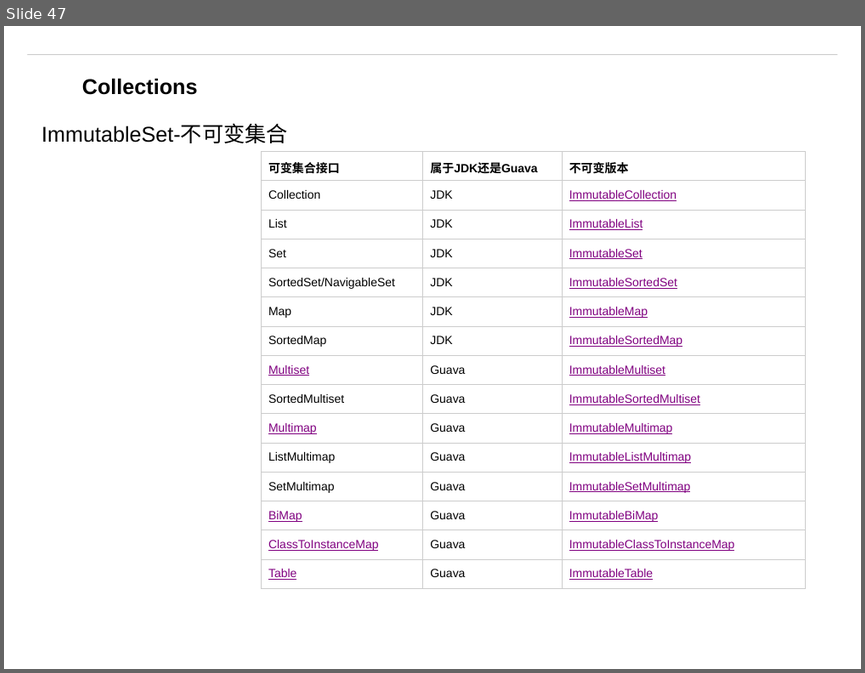
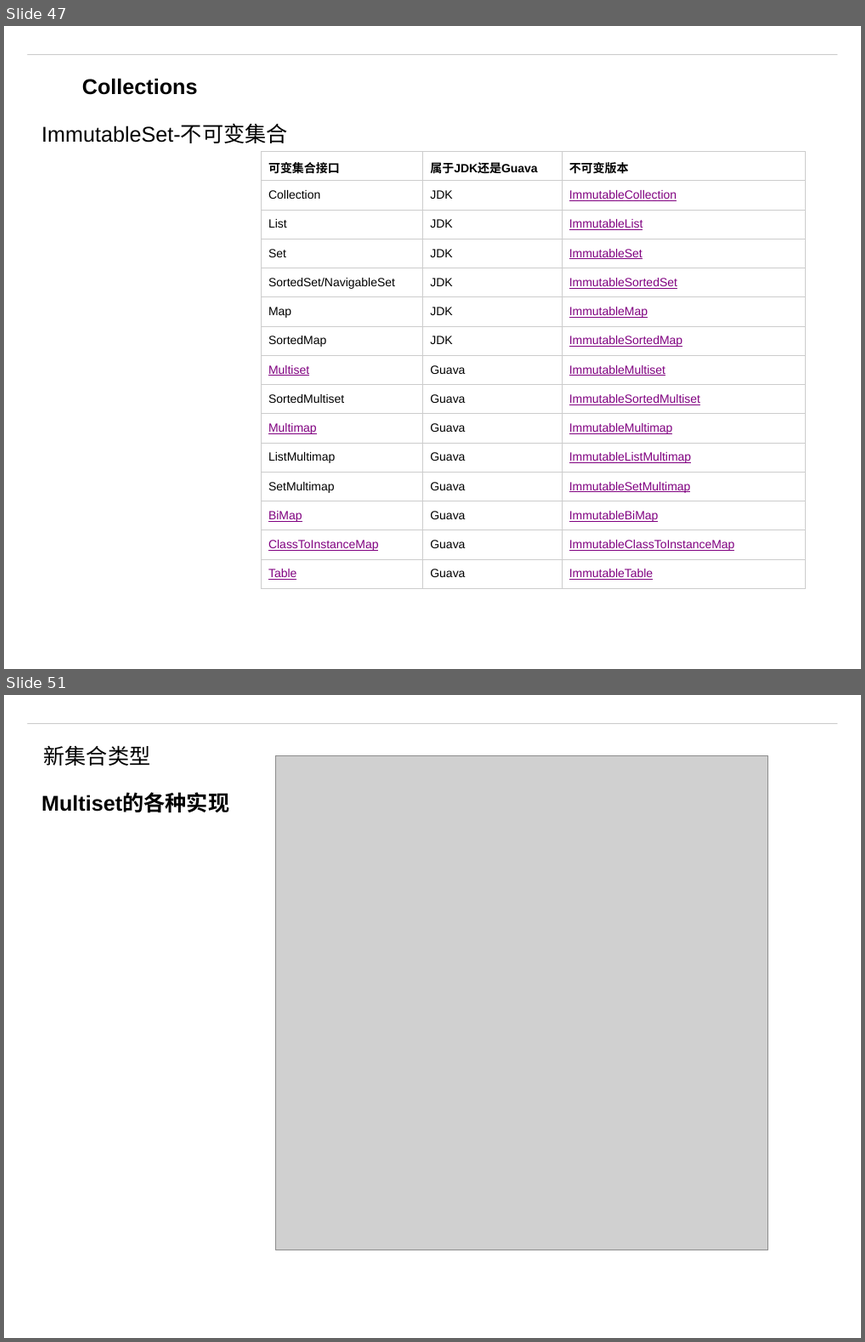
Before and after one commit to matt19870107/Guava, a slide deck: Guava.pptm. Shown one above the other, each under a label of ours: slide 47 before the commit, slides 47 and 51 after it; the slides between them are not shown. The pictures are 865x673 and 865x1342 pixels, drawn with LibreOffice and Linux fonts; fonts in the diff are those of the drawing; grey boxes stand for pictures; background and template pictures are left out. Boxes give left, top, right and bottom in pixels: in the first picture for what was removed or moved away, otherwise in the second. Text is boxed around its words. In the diff, an @@ line names an element or a change of style, - is before the commit and + after.

```diff
--- a/Guava.pptm
+++ b/Guava.pptm
@@ slide 51 added at (x1=4, y1=695, x2=861, y2=1338), background #FFFFFF; not listed: 1 template element that a slide beside it also shows @@
@@ text added at (x1=44, y1=746, x2=151, y2=766), 18 pt, text #000000 @@
+新集合类型
@@ picture added at (x1=276, y1=756, x2=768, y2=1249) @@
@@ text added at (x1=41, y1=794, x2=229, y2=813), 18 pt, text #000000, bold @@
+Multiset的各种实现
```
Also in this commit, not shown: 3 other slides added, 6 other files.
